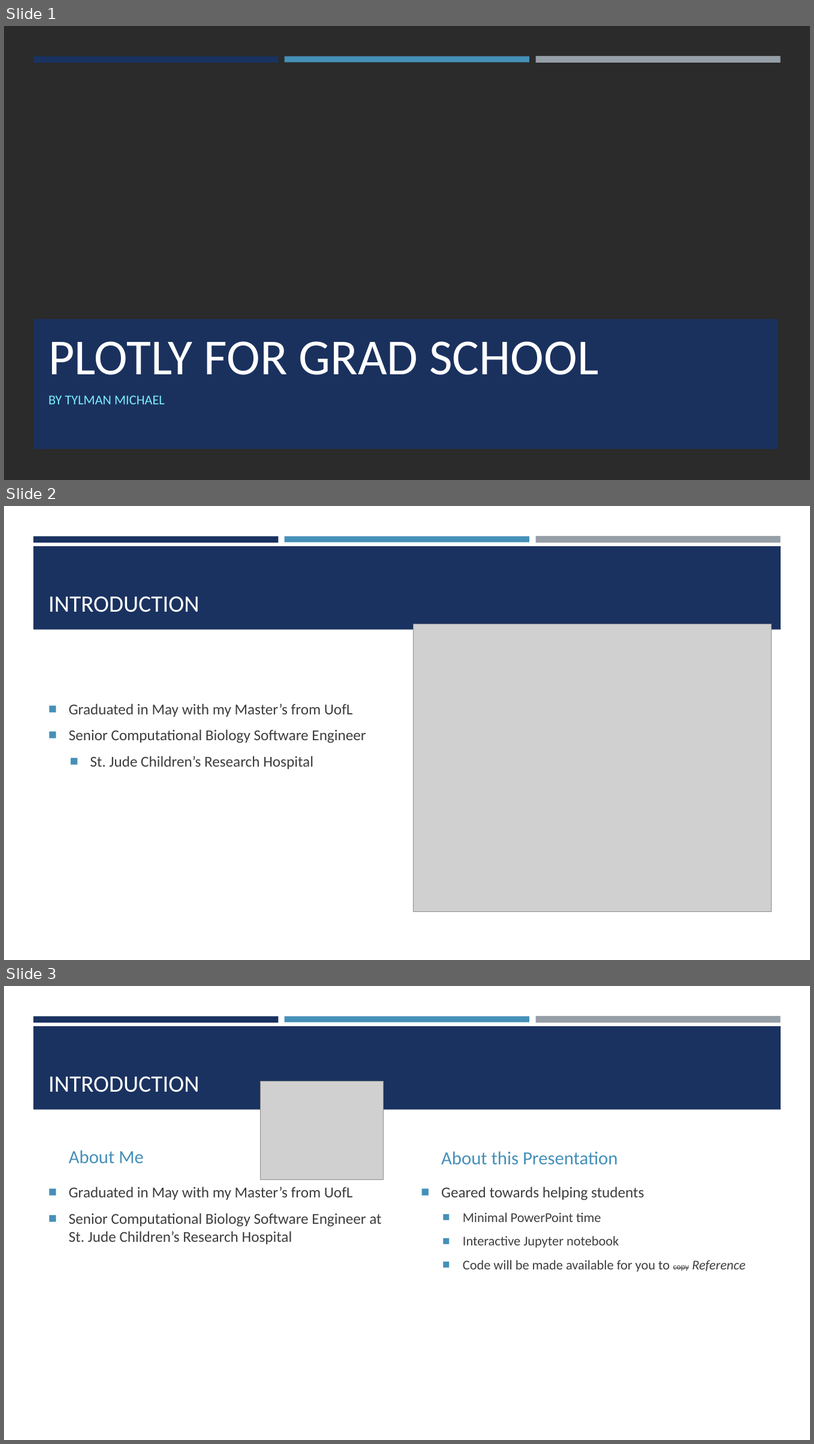
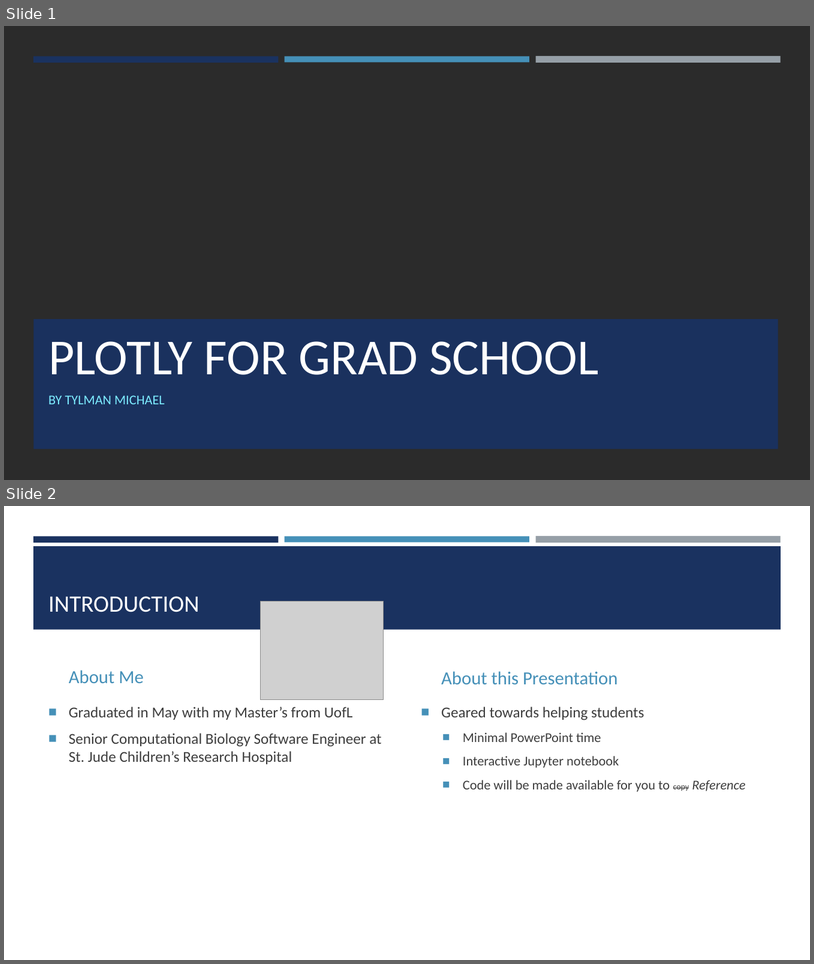
Before and after one commit to Tylman-M/plotly_seminar, a slide deck: Plotly for grad school.pptx. Shown one above the other, each under a label of ours: slides 1, 2 and 3 before the commit, slides 1 and 2 after it. The pictures are 814x1444 and 814x964 pixels, drawn with LibreOffice and Linux fonts; fonts in the diff are those of the drawing; grey boxes stand for pictures; background and template pictures are left out; a plain dark background stands for a picture behind light text. Boxes give left, top, right and bottom in pixels: in the first picture for what was removed or moved away, otherwise in the second. Text is boxed around its words. In the diff, an @@ line names an element or a change of style, - is before the commit and + after.

```diff
--- a/Plotly for grad school.pptx
+++ b/Plotly for grad school.pptx
@@ slide 2 removed at bbox=[4, 506, 810, 960], background #FFFFFF; not listed: 4 template elements that a slide beside it also shows @@
@@ title removed at bbox=[48, 596, 199, 612] @@
-INTRODUCTION
@@ picture removed at bbox=[414, 624, 772, 912] @@
@@ text removed at bbox=[69, 703, 366, 769] @@
-■ Graduated in May with my Master’s from UofL
-■ Senior Computational Biology Software Engineer
-  ■ St. Jude Children’s Research Hospital
@@ what was slide 3 is now slide 2 @@
```
Also in this commit, not shown: 4 other files.
